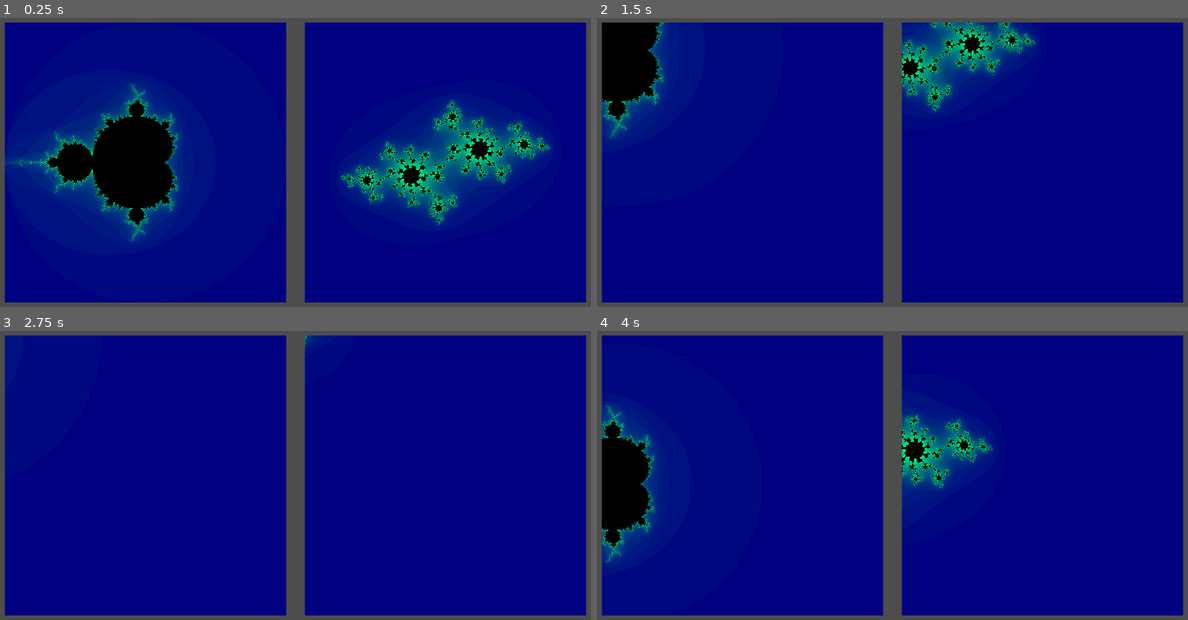
Above: before the commit, frames 1-4 (two rows, left to right).
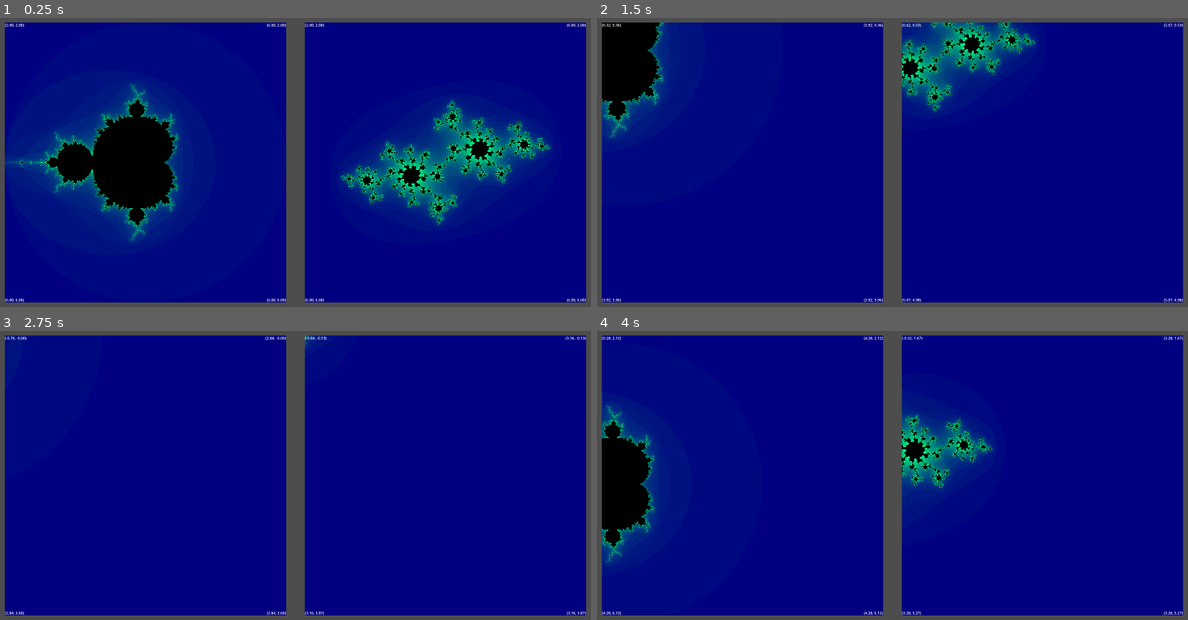
Above: after the commit, the same moments.

Repository: kirkatia98/mandelbrot
Game: Godot game, scene res://root.tscn
Same seed, same stepped clock (60 frames per second), same inputs: the game is played once before the commit and once after it.
Inputs (mouse positions are in pixels of both pictures, inside the frame that each line leads up to):
- Up to frame 1 (0.25 s): no input
- Up to frame 2 (1.5 s): tap Enter at 0.5 s; move the mouse to (744, 162) at 0.52 s; hold Right (ui_right) 0.53-1.28 s; hold Mouse wheel up (zoom_in) 0.53-1.28 s; click (744, 162) at 0.67 s; tap Space at 1.25 s; move the mouse to (1040, 162) at 1.27 s; hold Down (ui_down) from 1.28 s (still down); tap Mouse wheel down (zoom_out) at 1.35 s; click (1040, 162) at 1.42 s
- Up to frame 3 (2.75 s): tap Enter at 2 s; move the mouse to (354, 406) at 2.02 s; release Down (ui_down) at 2.03 s; hold Right (ui_right) from 2.03 s (still down); hold Mouse wheel up (zoom_in) from 2.03 s (still down)
- Up to frame 4 (4 s): tap Space at 2.75 s; move the mouse to (862, 539) at 2.77 s; release Right (ui_right) at 2.78 s; release Mouse wheel up (zoom_in) at 2.78 s; hold Up (ui_up) 2.78-3.53 s; tap Mouse wheel down (zoom_out) at 2.85 s; click (862, 539) at 2.92 s; tap Enter at 3.5 s; move the mouse to (1069, 521) at 3.52 s; hold Left (ui_left) from 3.53 s (still down); hold Mouse wheel up (zoom_in) from 3.53 s (still down)

The runs differ from the first frame. In frame 1, 0.2% of the frame differs, in the area x 0-100%, y 1-99%; in frame 2, 0.2%; in frame 3, 0.2%; in frame 4, 0.2%.

Commit message:
coordinate labels

Diff:
--- a/fractal.gd
+++ b/fractal.gd
@@ -6,23 +6,43 @@
 		debug = val
 		(material as ShaderMaterial).set_shader_parameter("debug", debug)
 
-
 @export var pan_speed : float = 0.1
 @export var zoom_speed : float = 0.1
-
 
 @export var rect_position : Vector2 = Vector2(2, 2):
 	set(val):
 		rect_position = val
-		(material as ShaderMaterial).set_shader_parameter("rect_position", rect_position)
+		shader_material.set_shader_parameter("rect_position", rect_position)
+		update_coords()
 
 
 @export var rect_size : Vector2 = Vector2(4, 4):
 	set(val):
 		rect_size = val
-		(material as ShaderMaterial).set_shader_parameter("rect_size", rect_size)
+		shader_material.set_shader_parameter("rect_size", rect_size)
+		update_coords()
 
-@onready var shader_material : ShaderMaterial = material as ShaderMaterial
+@export var shader_material : ShaderMaterial = material as ShaderMaterial
+
+@export var labels : Control
+@export var TL : Label
+@export var TR : Label
+@export var BR : Label
+@export var BL : Label
+
+
+func update_coords():
+	var fmt_str = "(%.2f, %-.2f)"
+
+	var x1 = rect_position.x
+	var x2 = rect_position.x + rect_size.x
+	var y1 = rect_position.y
+	var y2 = rect_position.y + rect_size.y
+
+	TL.text = fmt_str % [x1, y1]
+	TR.text = fmt_str % [x2, y1]
+	BL.text = fmt_str % [x2, y2]
+	BR.text = fmt_str % [x2, y2]
 
 
 # override gui input instead of input so that zoom input only accepted inside the borders
@@ -45,3 +65,7 @@
 func _unhandled_input(_event):
 	var input_vector : Vector2 = Input.get_vector("ui_left", "ui_right", "ui_up", "ui_down")
 	rect_position -= 0.1 * rect_size * input_vector
+
+
+func _on_focus_entered():
+	print("focus")
--- a/fractal.tscn
+++ b/fractal.tscn
@@ -5,9 +5,63 @@
 [sub_resource type="ShaderMaterial" id="ShaderMaterial_v8ifj"]
 resource_local_to_scene = true
 
-[node name="Fractal" type="ColorRect"]
+[node name="Fractal" type="ColorRect" node_paths=PackedStringArray("labels", "TL", "TR", "BR", "BL")]
 material = SubResource("ShaderMaterial_v8ifj")
 custom_minimum_size = Vector2(1200, 1200)
 offset_right = 1200.0
 offset_bottom = 1200.0
+color = Color(0.44, 0.44, 0.44, 1)
 script = ExtResource("1_528h7")
+shader_material = SubResource("ShaderMaterial_v8ifj")
+labels = NodePath("Labels")
+TL = NodePath("Labels/TopLeft")
+TR = NodePath("Labels/TopRight")
+BR = NodePath("Labels/BottomRight")
+BL = NodePath("Labels/BottomLeft")
+
+[node name="Labels" type="Control" parent="."]
+layout_mode = 1
+anchors_preset = 15
+anchor_right = 1.0
+anchor_bottom = 1.0
+grow_horizontal = 2
+grow_vertical = 2
+
+[node name="TopLeft" type="Label" parent="Labels"]
+layout_mode = 1
+offset_right = 18.0
+offset_bottom = 23.0
+text = "(2.00, 2.00)"
+
+[node name="TopRight" type="Label" parent="Labels"]
+layout_mode = 1
+anchors_preset = 1
+anchor_left = 1.0
+anchor_right = 1.0
+offset_left = -40.0
+offset_bottom = 23.0
+grow_horizontal = 0
+text = "(6.00, 2.00)"
+
+[node name="BottomRight" type="Label" parent="Labels"]
+layout_mode = 1
+anchors_preset = 3
+anchor_left = 1.0
+anchor_top = 1.0
+anchor_right = 1.0
+anchor_bottom = 1.0
+offset_left = -40.0
+offset_top = -23.0
+grow_horizontal = 0
+grow_vertical = 0
+text = "(6.00, 6.00)"
+
+[node name="BottomLeft" type="Label" parent="Labels"]
+layout_mode = 1
+anchors_preset = 2
+anchor_top = 1.0
+anchor_bottom = 1.0
+offset_top = -23.0
+offset_right = 40.0
+grow_vertical = 0
+text = "(6.00, 6.00)"
--- a/root.tscn
+++ b/root.tscn
@@ -40,6 +40,7 @@
 offset_bottom = 600.0
 grow_horizontal = 2
 grow_vertical = 2
+shader_material = SubResource("ShaderMaterial_fhm26")
 
 [node name="Julia" parent="." instance=ExtResource("2_45h1s")]
 material = SubResource("ShaderMaterial_yleol")
@@ -55,3 +56,4 @@
 offset_bottom = 600.0
 grow_horizontal = 2
 grow_vertical = 2
+shader_material = SubResource("ShaderMaterial_yleol")
